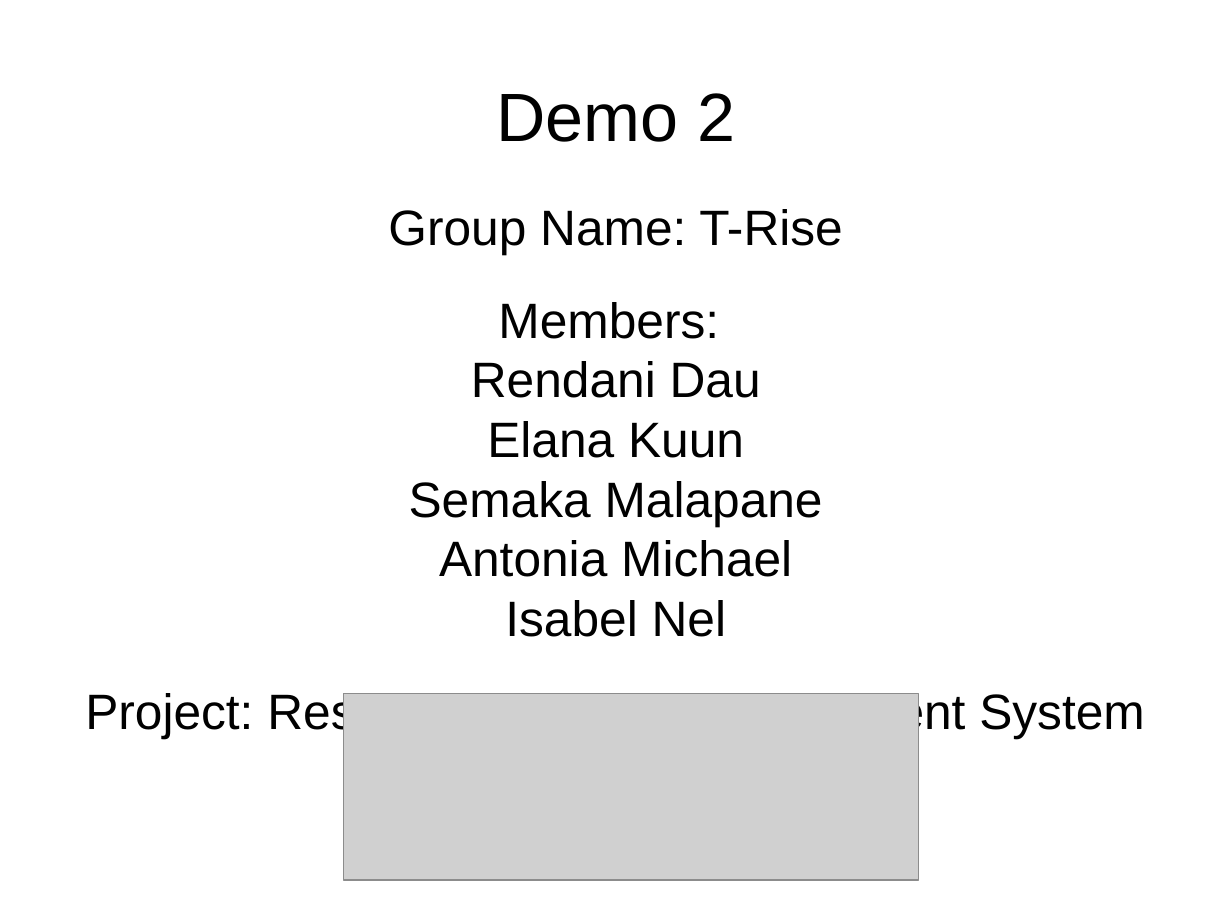
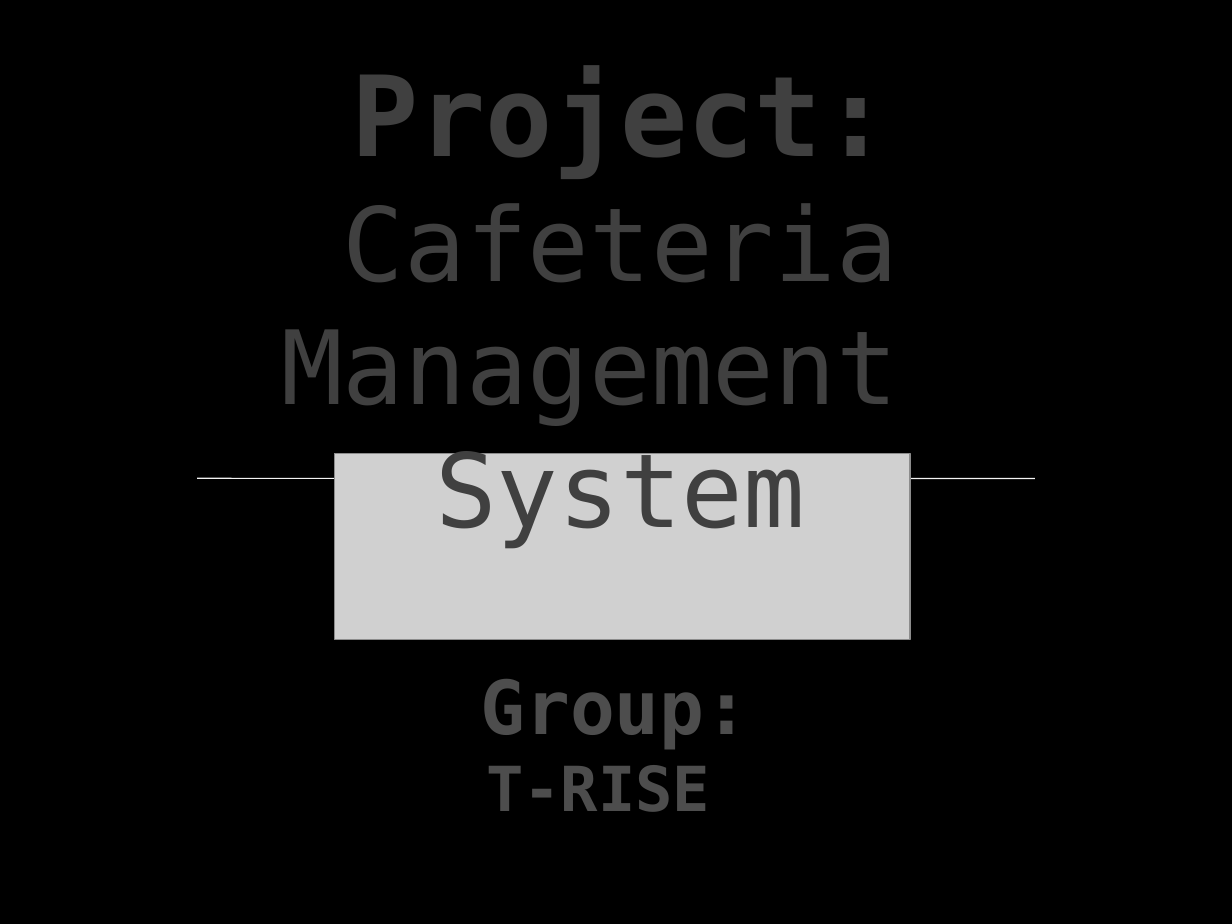
Before and after one commit to toniamichael94/MainProjectCOS301, a slide deck: slide 1 of Demo/Demo2PPT.pptx. Drawn at 1232x924 pixels with LibreOffice and Linux fonts; fonts in the diff are those of the drawing; grey boxes stand for pictures; background and template pictures are left out. Boxes give left, top, right and bottom in pixels: in the first picture for what was removed or moved away, otherwise in the second. Text is boxed around its words. In the diff, an @@ line names an element or a change of style, - is before the commit and + after.

Commit message:
Added Demo slides

```diff
--- a/Demo/Demo2PPT.pptx
+++ b/Demo/Demo2PPT.pptx
@@ background #FFFFFF to picture (left out) @@
@@ text added at [281,66,898,548], 66 pt, text #404040 @@
+Project:
+Cafeteria Management
+System
@@ text removed at [496,93,735,142] @@
-Demo 2
@@ text removed at [85,209,1145,739] @@
-Group Name: T-Rise
-Members:
-Rendani Dau
-Elana Kuun
-Semaka Malapane
-Antonia Michael
-Isabel Nel
-Project: Resolve Cafeteria Management System
@@ line added from (197, 478) to (598, 478), #F4F4F4 0.75 pt @@
@@ picture: place and size @@
-picture at [343,694,919,881]
+picture at [334,453,910,639]
@@ ellipse added at [612,475,618,482], fill #595959, outline #595959 3 pt @@
@@ line added from (635, 478) to (1035, 478), #F4F4F4 0.75 pt @@
@@ text added at [480,679,749,812], 48 pt, text #4D4D4D, bold @@
+Group:
+T-RISE
```
Also in this commit, not shown: 2 other slides changed, 12 slides added, 7 slides removed, 4 other files.
